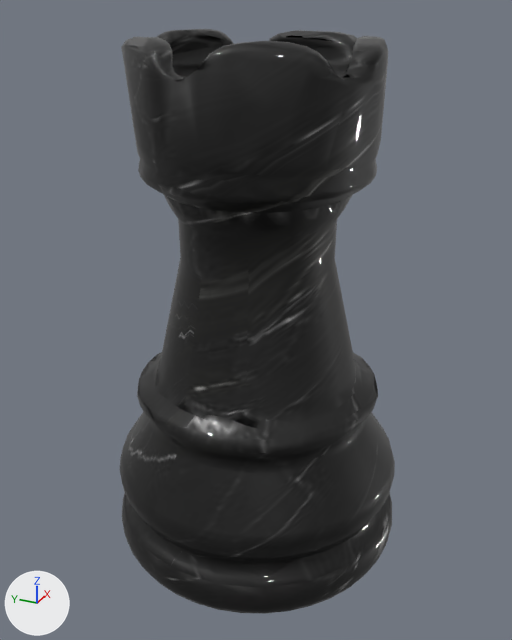
Two versions of the glTF model src/assets/models/chess/black_rook.glb, one commit apart.
One viewpoint serves both versions: a camera (50 mm lens) standing at (-2.43, -1.11, 0.96) and looking at (0.0, -0.01, -0.26). Lighting does not change. The marker at lower left points along +X, +Y and +Z. Where no turn or scale is listed for an object, it has been applied to the vertices.
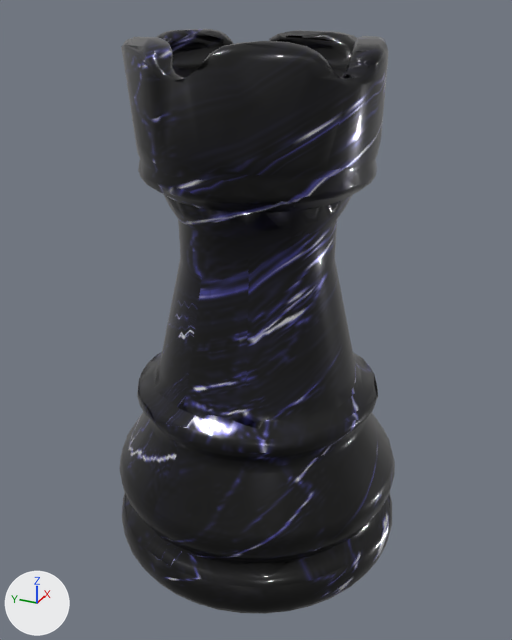
Changed parts and their boxes (x1, y1, x2, y2) in the pictures (512 x 640 px):
'Circle.007', surface changed: (121, 29, 392, 599) in both

Edits to the bpy script that builds the scene:
```text
Add img_64165807_black_marble_stone_seamless_background_pattern_or_text:
    img_64165807_black_marble_stone_seamless_background_pattern_or_text = load_image('64165807-black-marble-stone-seamless-background-pattern-or-text', '_unpacked/64165807-black-marble-stone-seamless-background-pattern-or-text', 445, 450, 'sRGB')
Change mat_material_012:
    mat_material_012.texture: img_64165807_black_marble_stone_seamless_background_pattern_or_texture -> img_64165807_black_marble_stone_seamless_background_pattern_or_text
    mat_material_012.roughness: 0.5 -> 0.275
```
